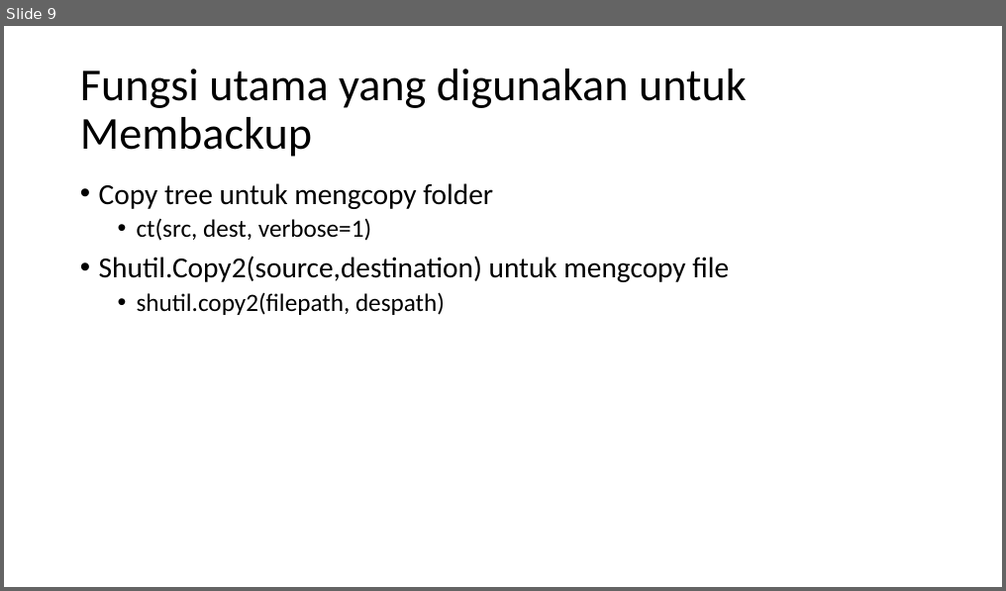
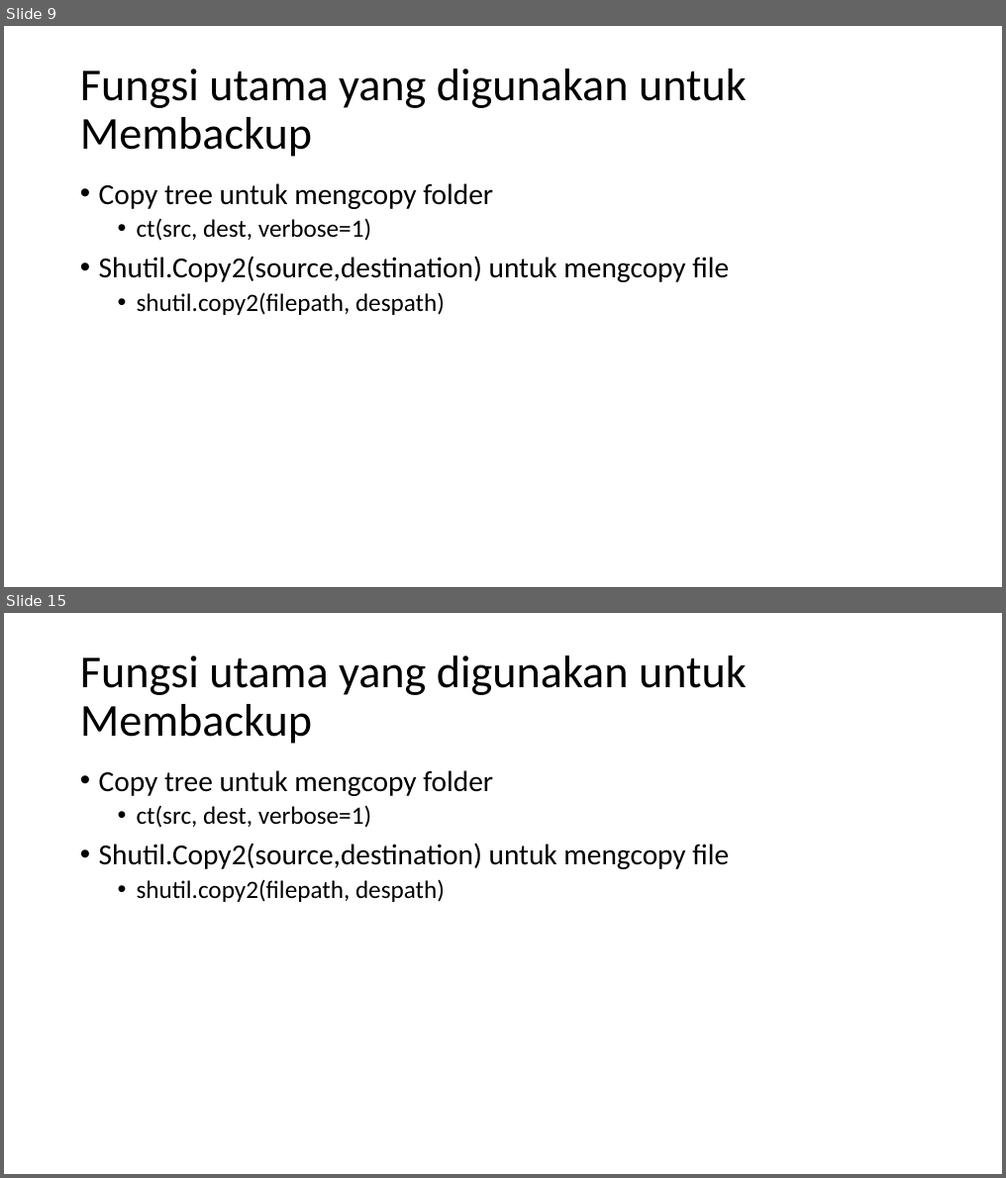
Before and after one commit to skeith/backupr, a slide deck: Aplikasi Backup file atau folder dengan Python-tkinter_baru.pptx. Shown one above the other, each under a label of ours: slide 9 before the commit, slides 9 and 15 after it; the slides between them are not shown. The pictures are 1006x591 and 1006x1178 pixels, drawn with LibreOffice and Linux fonts; fonts in the diff are those of the drawing. Boxes give left, top, right and bottom in pixels: in the first picture for what was removed or moved away, otherwise in the second. Text is boxed around its words. In the diff, an @@ line names an element or a change of style, - is before the commit and + after.

```diff
--- a/Aplikasi Backup file atau folder dengan Python-tkinter_baru.pptx
+++ b/Aplikasi Backup file atau folder dengan Python-tkinter_baru.pptx
@@ slide 15 added at box(4, 613, 1002, 1174), background #FFFFFF @@
@@ title added at box(80, 656, 746, 744), 44 pt, text #000000 @@
+Fungsi utama yang digunakan untuk Membackup
@@ text added at box(99, 770, 729, 902), 28 pt, text #000000 @@
+• Copy tree untuk mengcopy folder
+  • ct(src, dest, verbose=1)
+• Shutil.Copy2(source,destination) untuk mengcopy file
+  • shutil.copy2(filepath, despath)
```
Also in this commit, not shown: 6 slides changed, 7 other slides added, 1 slide removed.
